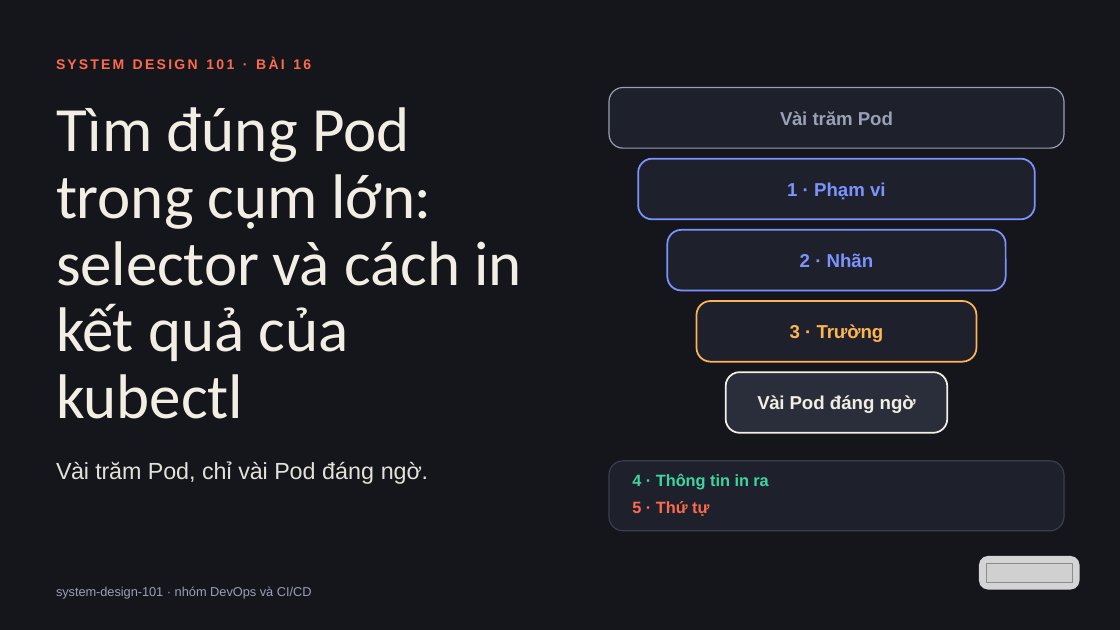
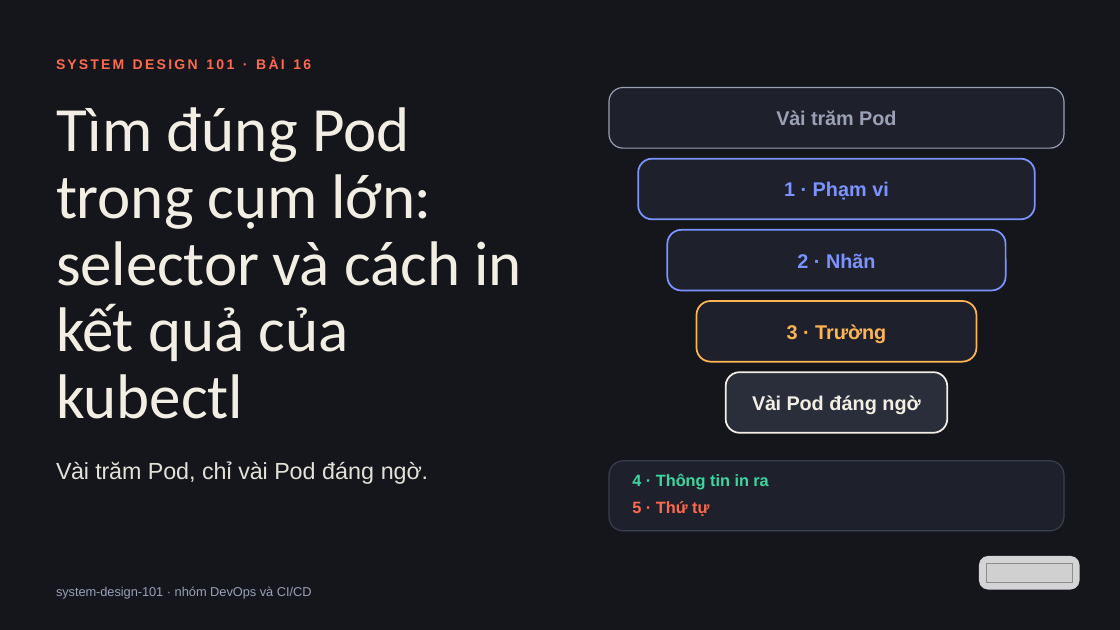
Before and after one commit to vohoailinh90/tool-marketing-studio, a slide deck: slide 1 of system-design-101/vi/lessons/sd-13-016/slides/sd-13-016.pptx. Drawn at 1120x630 pixels with LibreOffice and Linux fonts; fonts in the diff are those of the drawing; grey boxes stand for pictures. Boxes give left, top, right and bottom in pixels: in the first picture for what was removed or moved away, otherwise in the second. Text is boxed around its words. In the diff, an @@ line names an element or a change of style, - is before the commit and + after.

```diff
--- a/system-design-101/vi/lessons/sd-13-016/slides/sd-13-016.pptx
+++ b/system-design-101/vi/lessons/sd-13-016/slides/sd-13-016.pptx
@@ rounded rectangle "Vài trăm Pod" at (609, 87, 1064, 148): size 24 to 25.5 pt; letter spacing -0.1 to -0.2 pt in "Pod" @@
@@ rounded rectangle "1 · Phạm vi" at (638, 158, 1035, 219): size 24 to 25.5 pt @@
@@ rounded rectangle "2 · Nhãn" at (668, 230, 1006, 290): size 24 to 25.5 pt @@
@@ rounded rectangle "3 · Trường" at (697, 301, 977, 362): size 24 to 25.5 pt; letter spacing -0.1 to 0 pt in "3" @@
@@ rounded rectangle "Vài Pod đáng ngờ" at (726, 372, 948, 433): size 24 to 25.5 pt; letter spacing -0.1 to -0.2 pt in "Pod" @@
```
Also in this commit, not shown: 4 other files.
